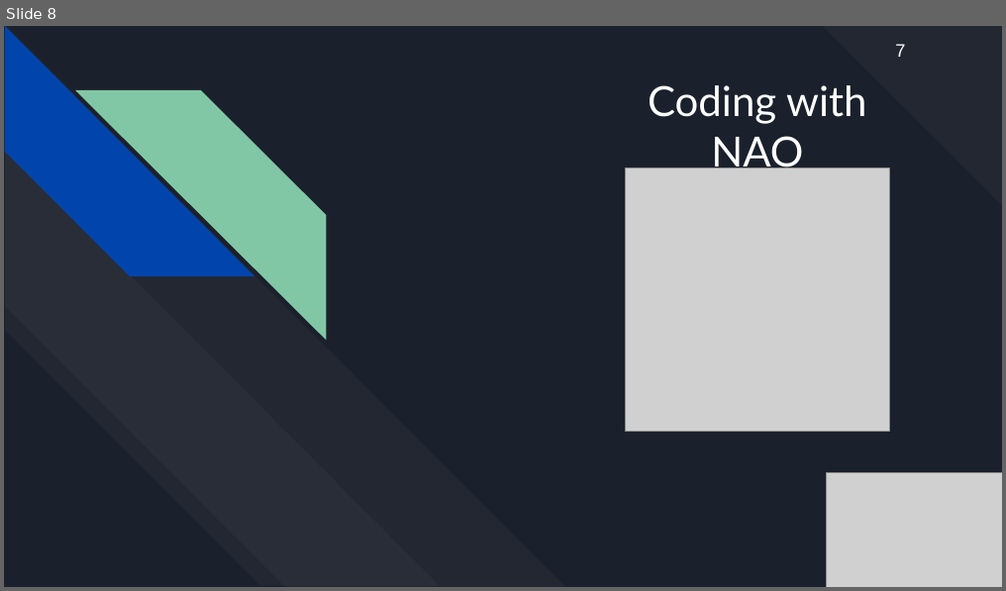
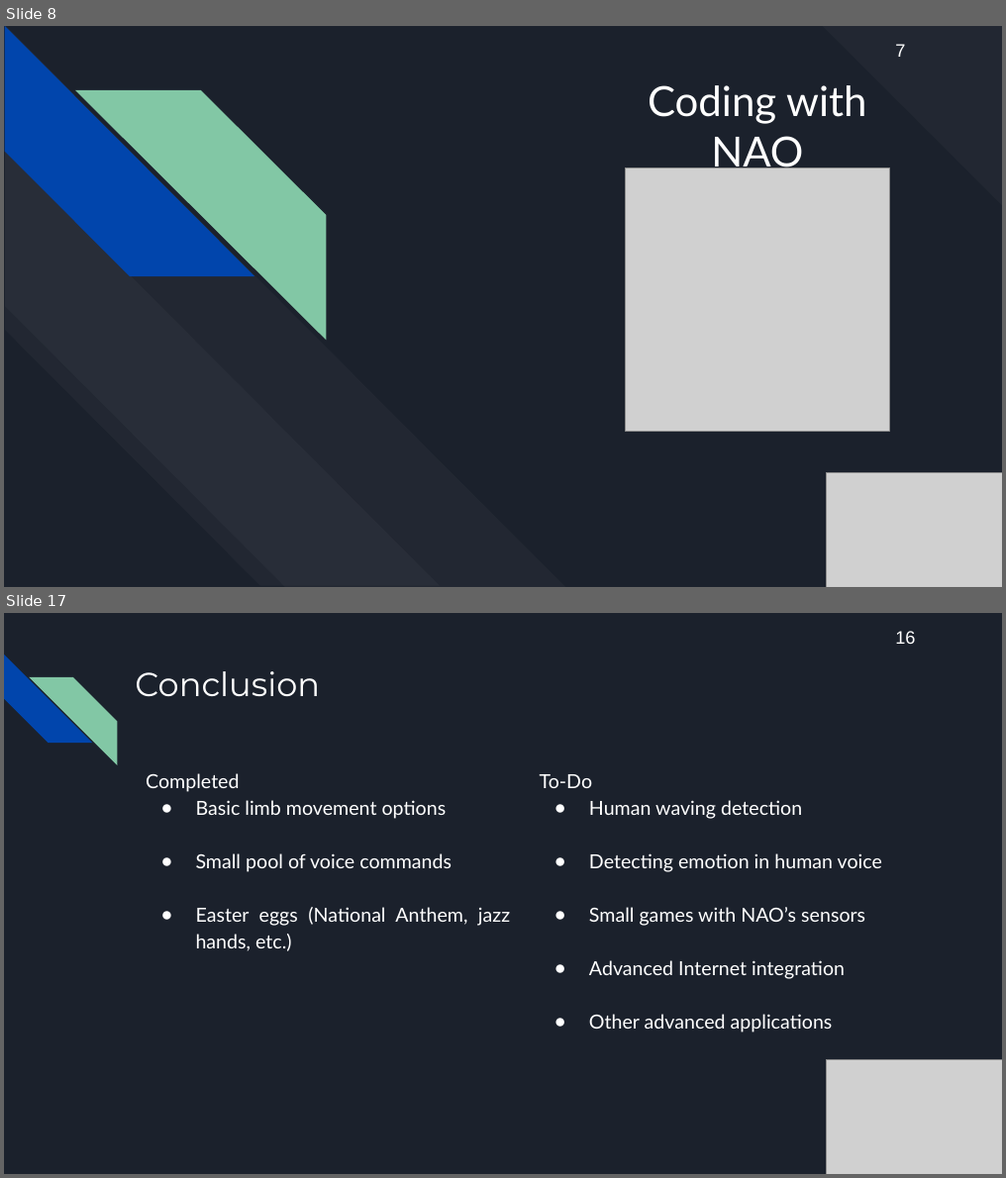
Before and after one commit to haileydhanens/CWU_AriGato, a slide deck: Documentation/AriGato Presentation #2 (1_31_2019).pptx. Shown one above the other, each under a label of ours: slide 8 before the commit, slides 8 and 17 after it; the slides between them are not shown. The pictures are 1006x591 and 1006x1178 pixels, drawn with LibreOffice and Linux fonts; fonts in the diff are those of the drawing; grey boxes stand for pictures. Boxes give left, top, right and bottom in pixels: in the first picture for what was removed or moved away, otherwise in the second. Text is boxed around its words. In the diff, an @@ line names an element or a change of style, - is before the commit and + after.

```diff
--- a/Documentation/AriGato Presentation #2 (1_31_2019).pptx
+++ b/Documentation/AriGato Presentation #2 (1_31_2019).pptx
@@ slide 17 added at (4, 613, 1002, 1174), background #1B212C @@
@@ text added at (895, 631, 915, 644), 13 pt, text #FFFFFF @@
+16
@@ diag stripe added at (4, 655, 92, 743), fill #0145AC @@
@@ title added at (135, 671, 320, 697), 24 pt, text #FFFFFF @@
+Conclusion
@@ diag stripe added at (29, 677, 117, 764), fill #82C7A5 @@
@@ text added at (146, 773, 510, 952), 14 pt, text #FFFFFF @@
+Completed
+● Basic limb movement options
+● Small pool of voice commands
+● Easter eggs (National Anthem, jazz hands, etc.)
@@ text added at (540, 774, 882, 1033), 14 pt, text #FFFFFF @@
+To-Do
+● Human waving detection
+● Detecting emotion in human voice
+● Small games with NAO’s sensors
+● Advanced Internet integration
+● Other advanced applications
@@ picture added at (827, 1060, 1002, 1174) @@
```
Also in this commit, not shown: 11 slides changed, 3 other slides added, 2 slides removed, 1 other file.
